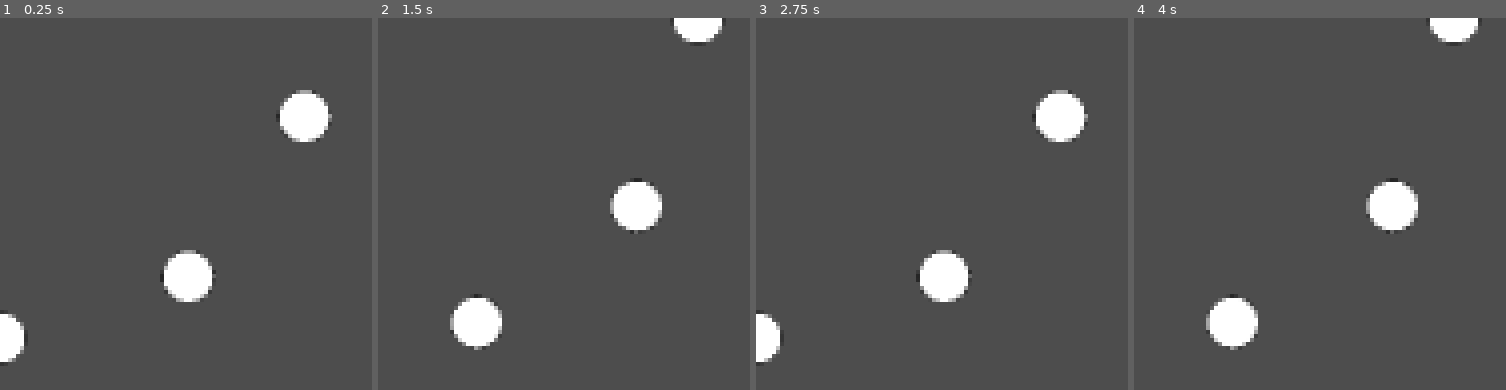
Above: before the commit, frames 1-4 (left to right).
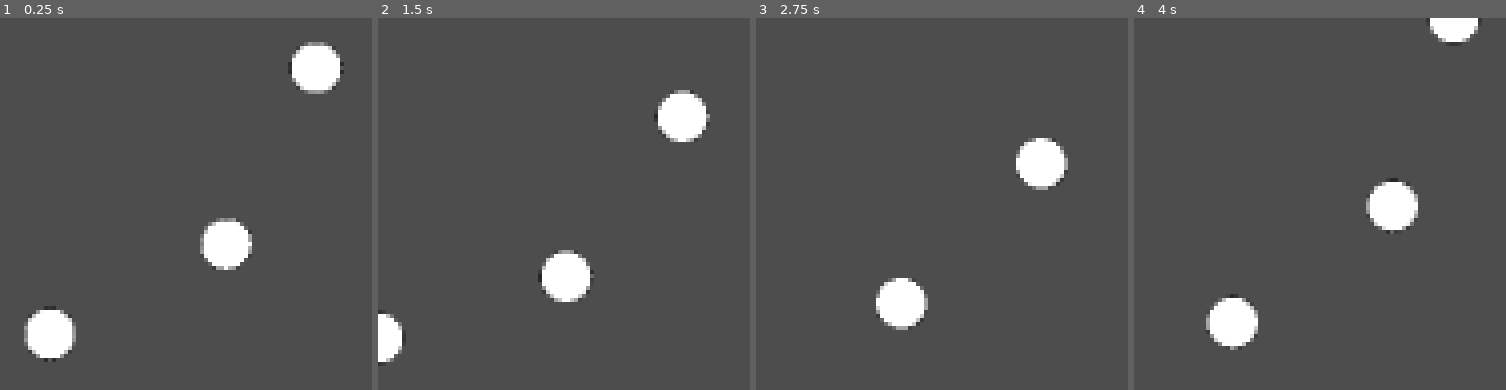
Above: after the commit, the same moments.

Repository: RajwolChapagain/Arcade-Game
Game: Godot game, scene res://bullet/bullet_ring.tscn
Two runs of this game, one before a commit and one after it. Both use one fixed random seed, a clock stepped at 60 frames per second and the inputs below. This scene is started directly instead of the project's main scene.
Inputs:
- Up to frame 1 (0.25 s): no input
- Up to frame 2 (1.5 s): no input
- Up to frame 3 (2.75 s): no input
- Up to frame 4 (4 s): no input

The runs differ from the first frame. In frame 1, 8.5% of the frame differs, in the area x 0-93%, y 6-94%; in frame 2, 7.7%; in frame 3, 6.9%; in frame 4, less than 0.1%.

Commit message:
Reduce bullet ring rotation speed

Diff:
--- a/bullet/bullet_ring.gd
+++ b/bullet/bullet_ring.gd
@@ -1,7 +1,7 @@
 extends Node2D
 
 var radius = 200
-const angular_velocity = 360
+const angular_velocity = 180
 var owner_player = 1
 
 signal destroyed
